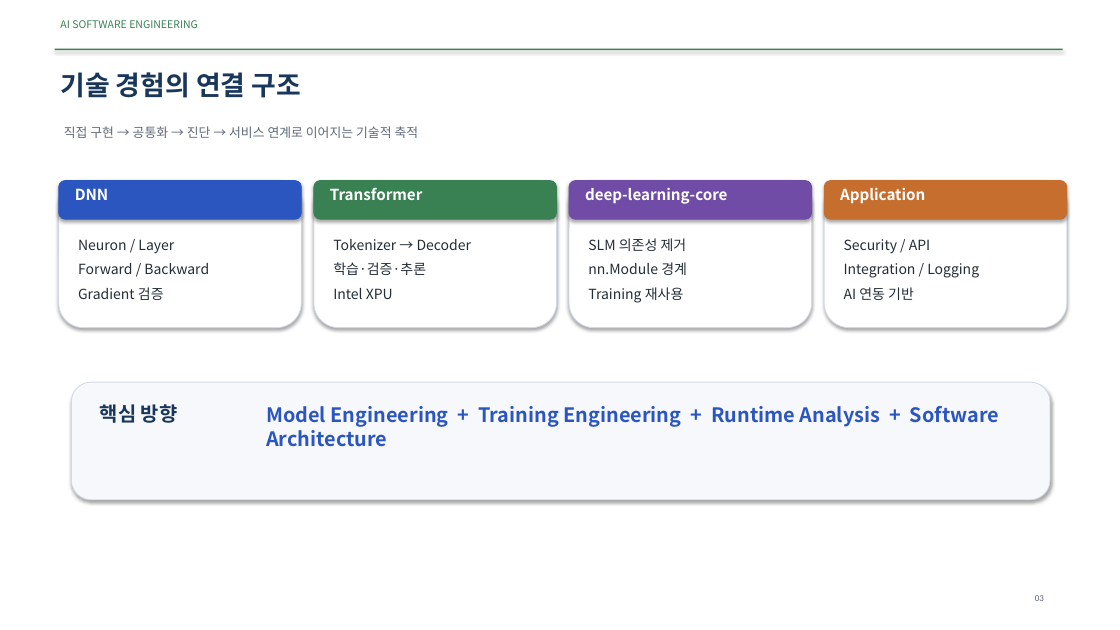
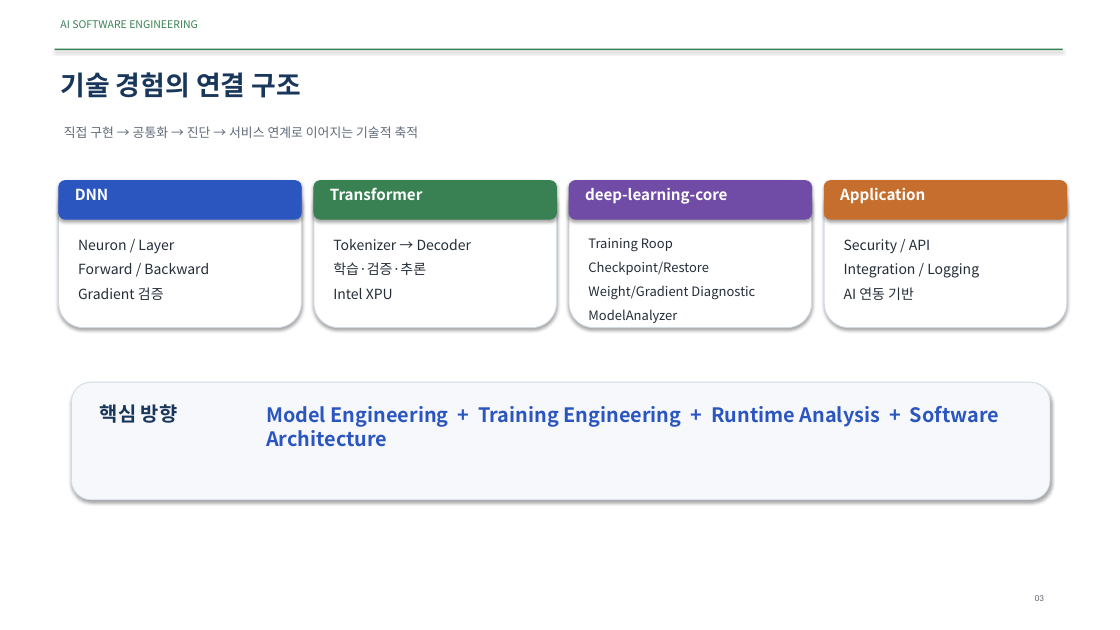
Before and after one commit to withlionbuddha/technical-documents, a slide deck: slide 3 of project-portfolio/AI_Software_Engineer_Portfolio.pptx. Drawn at 1120x630 pixels with LibreOffice and Linux fonts; fonts in the diff are those of the drawing. Boxes give left, top, right and bottom in pixels: in the first picture for what was removed or moved away, otherwise in the second. Text is boxed around its words. In the diff, an @@ line names an element or a change of style, - is before the commit and + after.

```diff
--- a/project-portfolio/AI_Software_Engineer_Portfolio.pptx
+++ b/project-portfolio/AI_Software_Engineer_Portfolio.pptx
@@ text at bbox=[588, 238, 755, 323]: text changed; size 12 to 11.1 pt @@
-SLM 의존성 제거
-nn.Module 경계
-Training 재사용
+Training Roop
+Checkpoint/Restore
+Weight/Gradient Diagnostic
+ModelAnalyzer
```
Also in this commit, not shown: 1 other slide changed.
